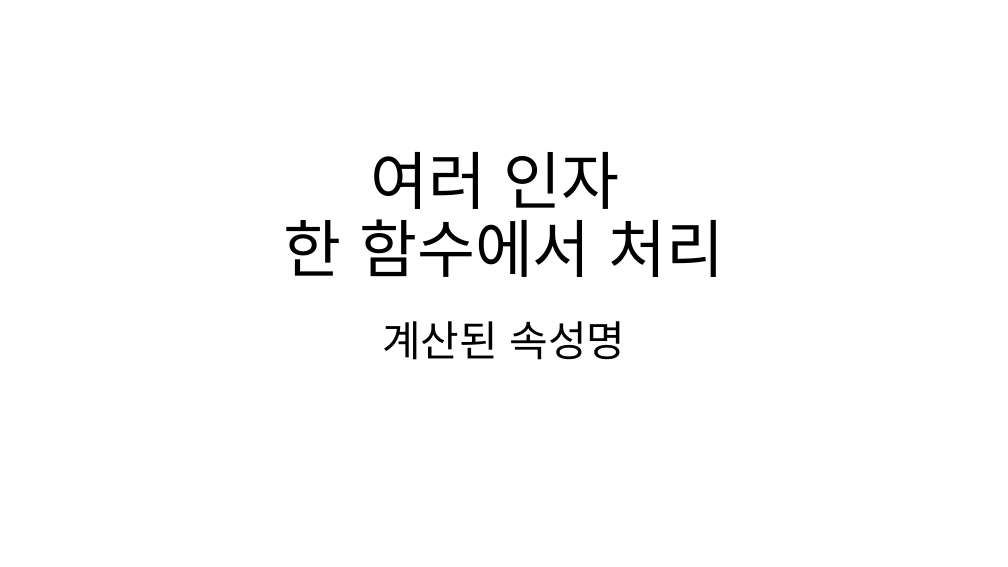
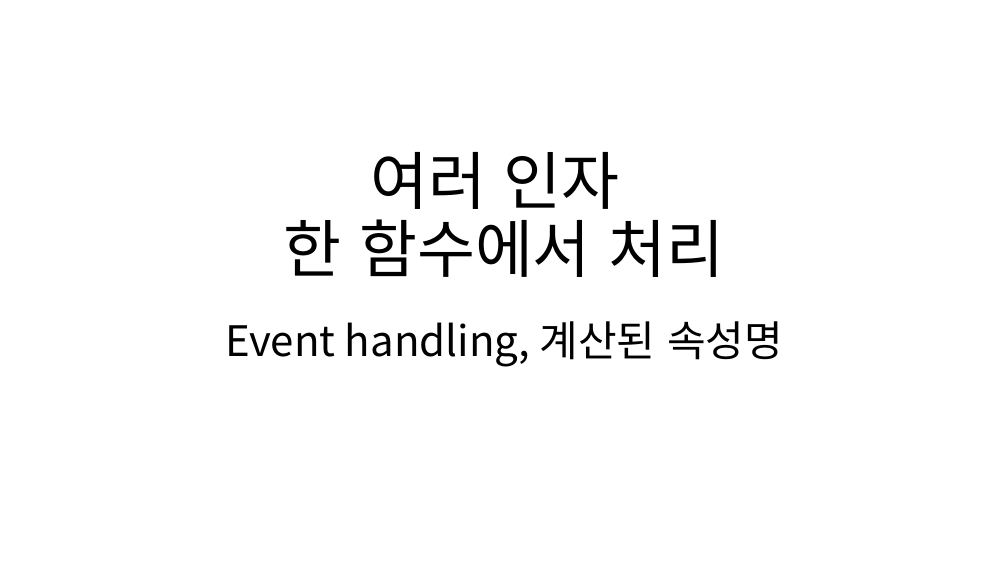
Before and after one commit to ctrl-z-won/Dev-Log, a slide deck: slide 7 of react/ctrlz3-0327.pptx. Drawn at 1008x567 pixels with LibreOffice and Linux fonts; fonts in the diff are those of the drawing. Boxes give left, top, right and bottom in pixels: in the first picture for what was removed or moved away, otherwise in the second. Text is boxed around its words. In the diff, an @@ line names an element or a change of style, - is before the commit and + after.

```diff
--- a/react/ctrlz3-0327.pptx
+++ b/react/ctrlz3-0327.pptx
@@ text at [225,321,783,366]: text changed @@
-계산된 속성명
+Event handling, 계산된 속성명
```
Also in this commit, not shown: 2 other slides changed, 1 slide added, 1 slide removed, 7 other files.
